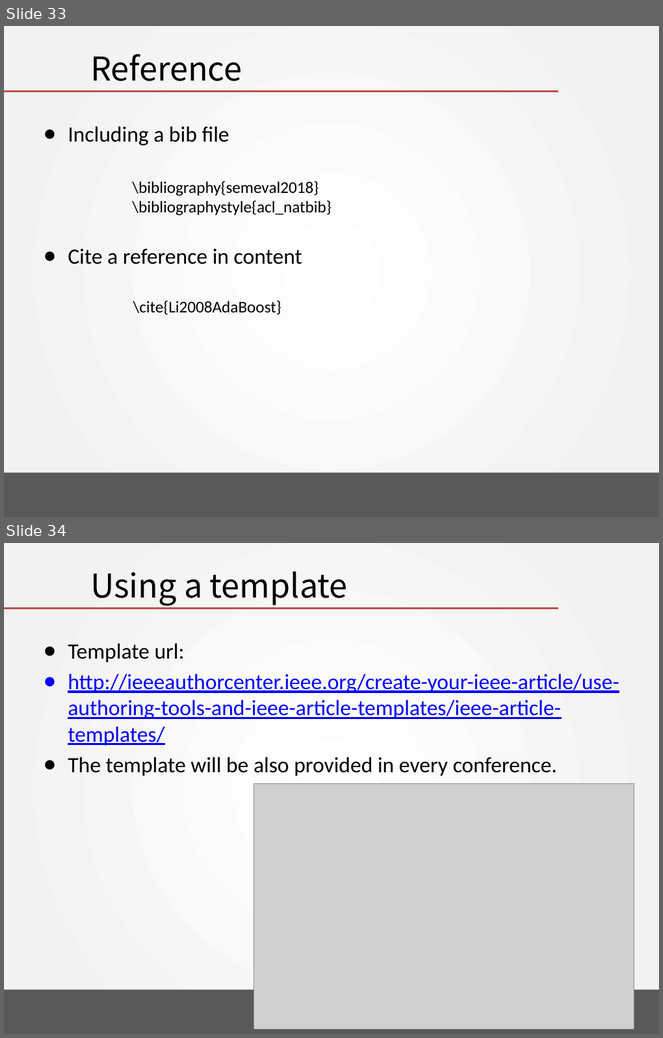
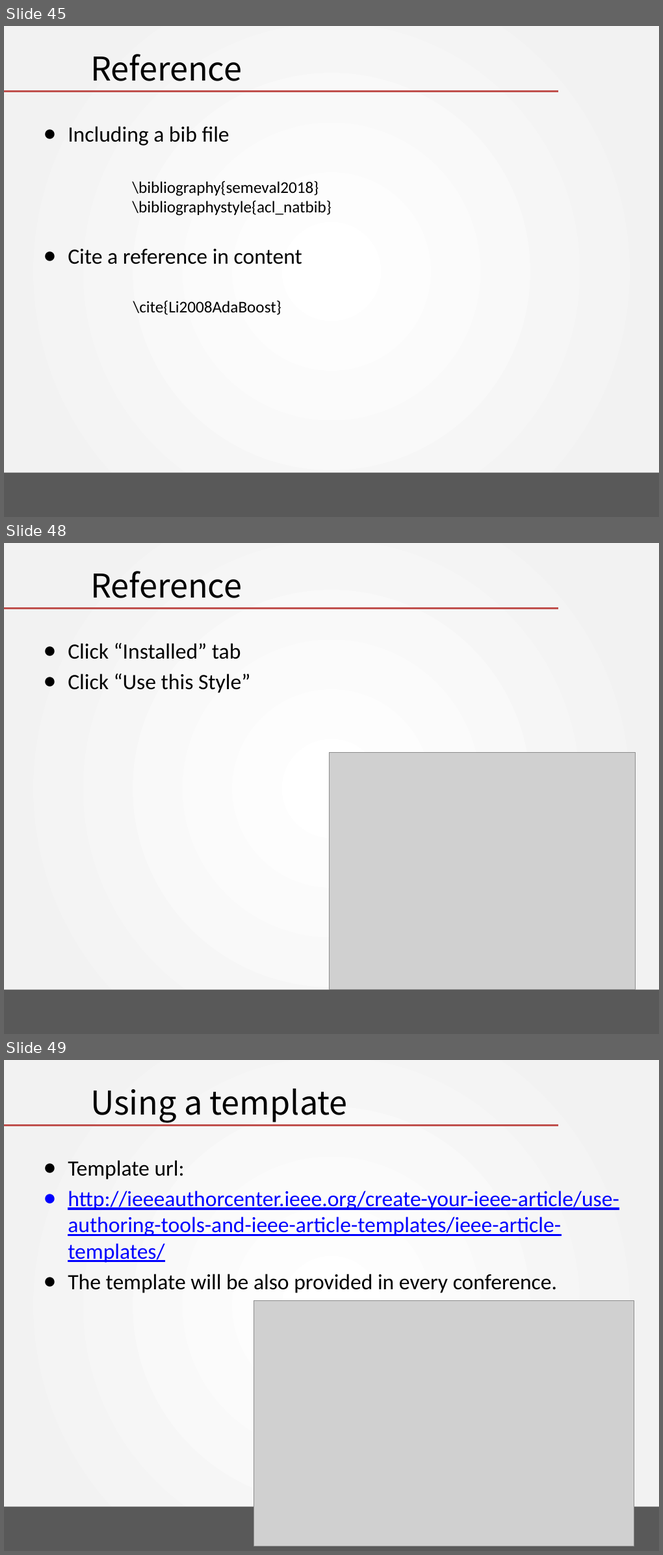
Before and after one commit to RainMan1860/Artificial_Intelligence_2019, a slide deck: chapter 07 - Latex Programming/Begin Latex in minute.pptx. Shown one above the other, each under a label of ours: slides 33 and 34 before the commit, slides 45, 48 and 49 after it; the slides between them are not shown. The pictures are 663x1038 and 663x1555 pixels, drawn with LibreOffice and Linux fonts; fonts in the diff are those of the drawing; grey boxes stand for pictures; background and template pictures are left out. Boxes give left, top, right and bottom in pixels: in the first picture for what was removed or moved away, otherwise in the second. Text is boxed around its words. In the diff, an @@ line names an element or a change of style, - is before the commit and + after.

```diff
--- a/chapter 07 - Latex Programming/Begin Latex in minute.pptx
+++ b/chapter 07 - Latex Programming/Begin Latex in minute.pptx
@@ slide 48 added at (4,543,659,1034), background gradient #FFFFFF to #F2F2F2; not listed: 2 template elements that a slide beside it also shows @@
@@ title added at (90,571,242,598), 36 pt, text #000000 @@
+Reference
@@ text added at (68,643,250,693), 24 pt, text #000000 @@
+● Click “Installed” tab
+● Click “Use this Style”
@@ picture added at (329,753,636,990) @@
@@ what was slide 33 is now slide 45 @@
@@ what was slide 34 is now slide 49 @@
```
Also in this commit, not shown: 14 other slides added.
